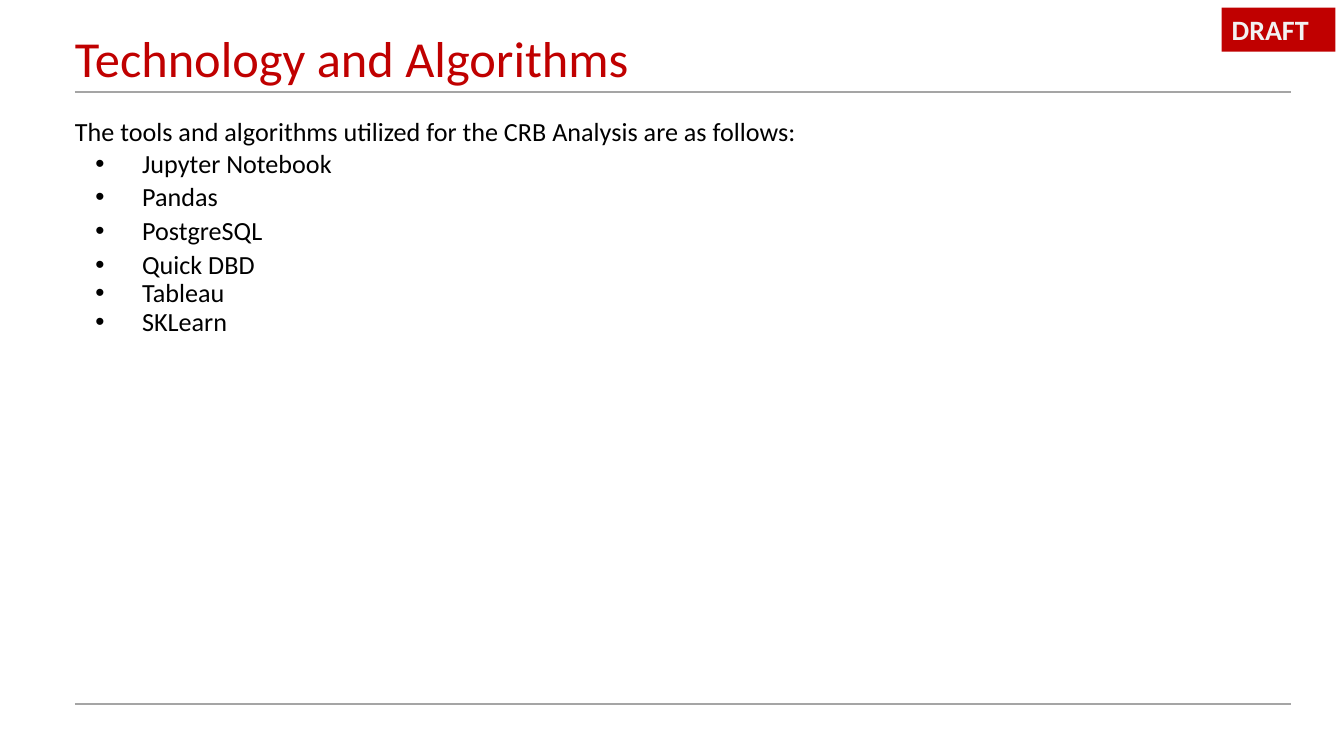
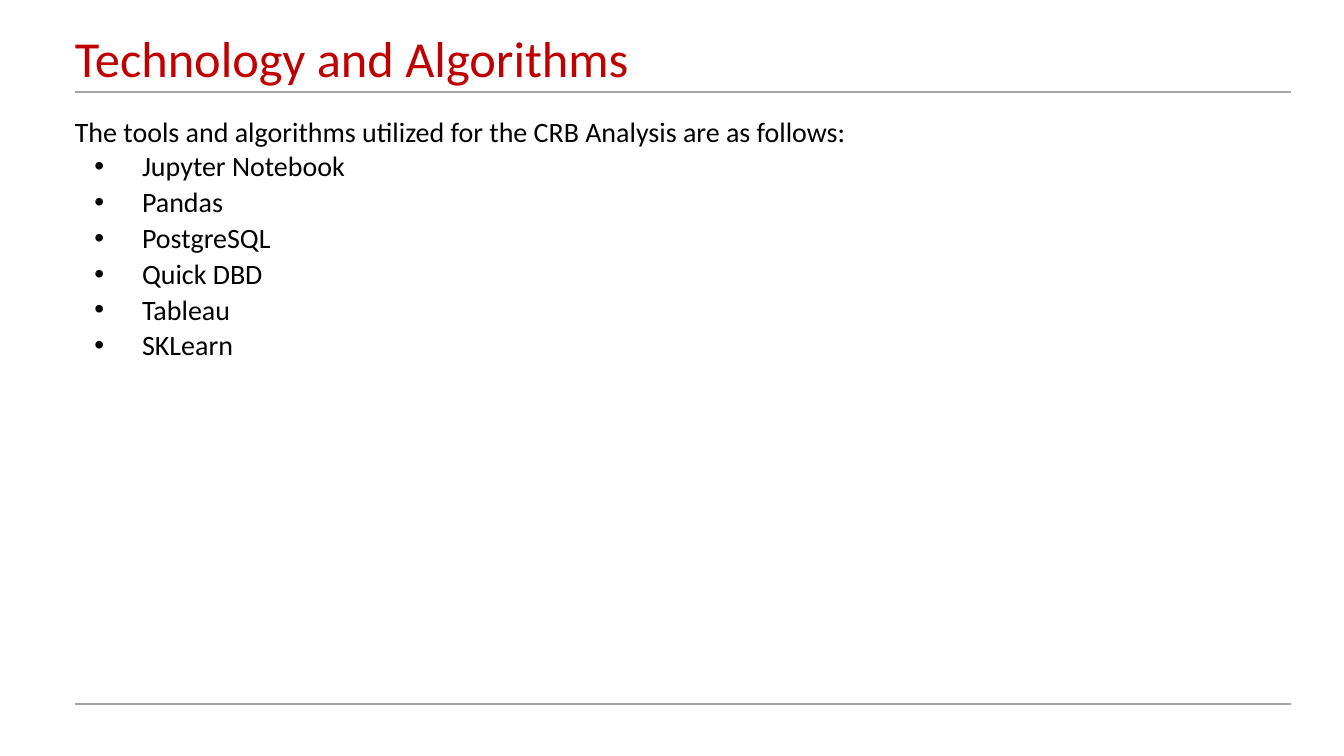
Before and after one commit to Qu3enK/CRBAnalysis_FinalProject, a slide deck: slide 12 of Segment 2/Colorado Basin River Analysis.pptx (slide 9 before the commit). Drawn at 1344x756 pixels with LibreOffice and Linux fonts; fonts in the diff are those of the drawing. Boxes give left, top, right and bottom in pixels: in the first picture for what was removed or moved away, otherwise in the second. Text is boxed around its words. In the diff, an @@ line names an element or a change of style, - is before the commit and + after.

```diff
--- a/Segment 2/Colorado Basin River Analysis.pptx
+++ b/Segment 2/Colorado Basin River Analysis.pptx
@@ rectangle removed at <box>1222,8,1336,52</box> @@
-DRAFT
@@ text "The tools and algorithms utilized ..." at <box>75,122,845,356</box>: size 14 to 15 pt; more space between paragraphs @@
```
Also in this commit, not shown: 6 other slides changed, 4 slides added, 1 slide removed, 3 other files.
